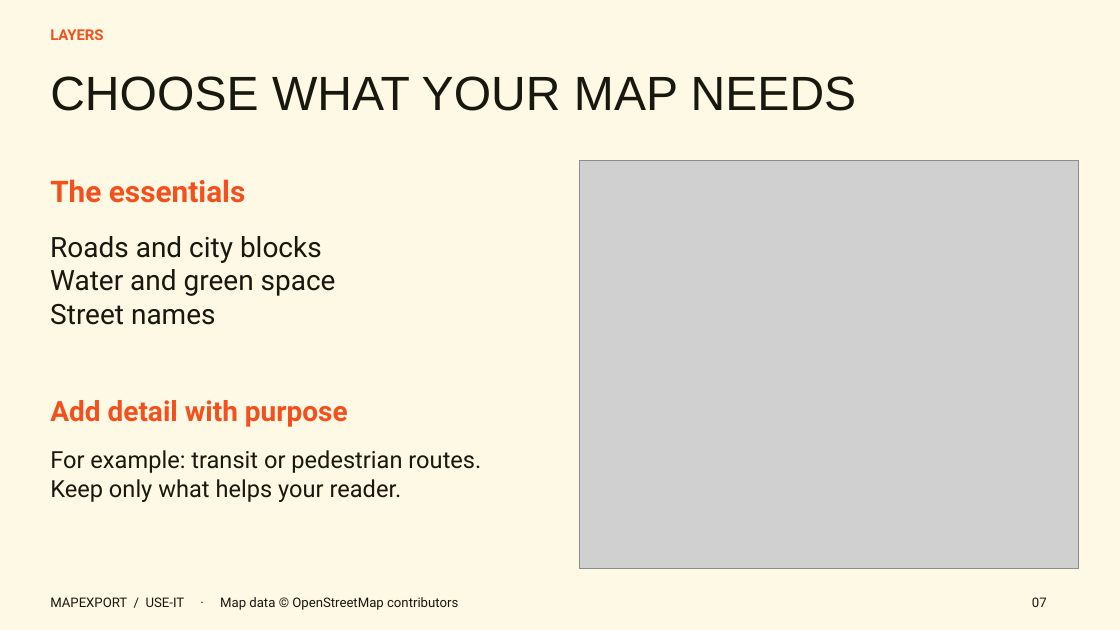
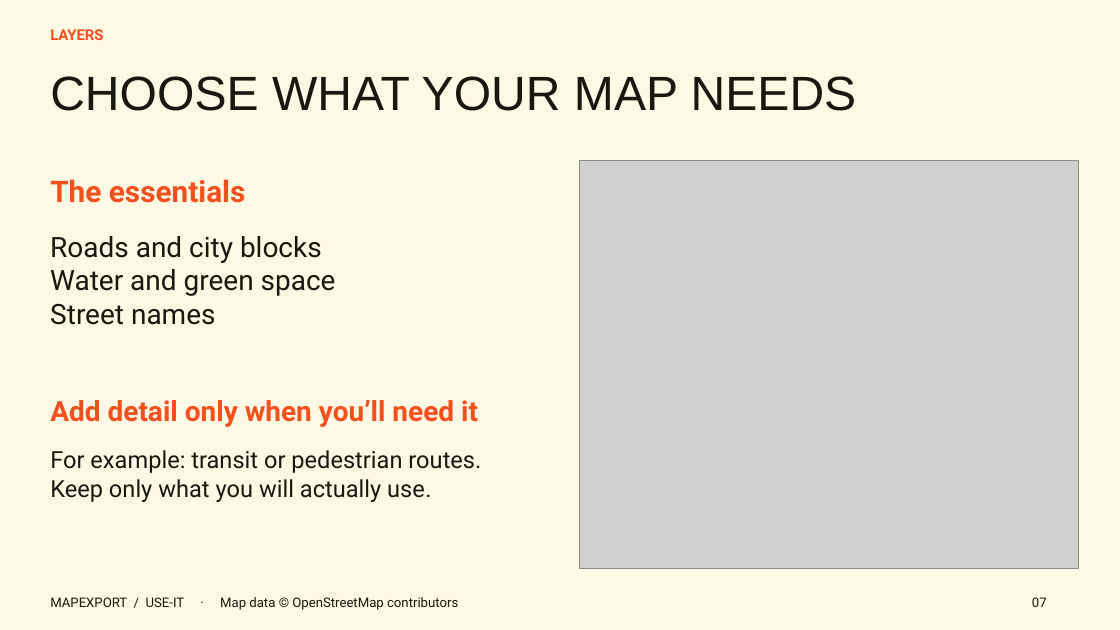
Before and after one commit to shifthappens/MapExport, a slide deck: slide 7 of presentations/mapexport-workshop.pptx. Drawn at 1120x630 pixels with LibreOffice and Linux fonts; fonts in the diff are those of the drawing; grey boxes stand for pictures. Boxes give left, top, right and bottom in pixels: in the first picture for what was removed or moved away, otherwise in the second. Text is boxed around its words. In the diff, an @@ line names an element or a change of style, - is before the commit and + after.

```diff
--- a/presentations/mapexport-workshop.pptx
+++ b/presentations/mapexport-workshop.pptx
@@ text at box(50, 400, 478, 427): text changed @@
-Add detail with purpose
+Add detail only when you’ll need it
@@ text at box(50, 479, 431, 502): text changed @@
-Keep only what helps your reader.
+Keep only what you will actually use.
```
Also in this commit, not shown: 5 other slides changed, 2 slides removed, 1 other file.
